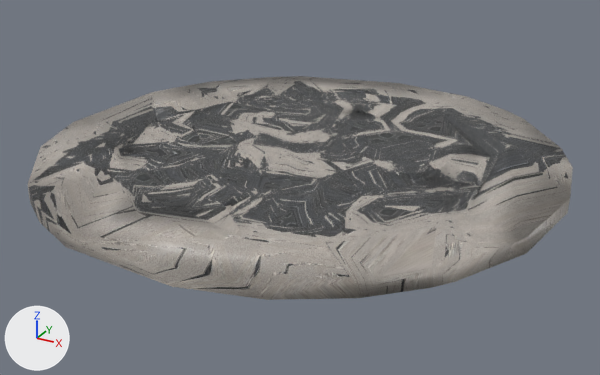
An edit to the glTF model dist/assets/props/grate_lod1.glb, drawn before and after from the same camera.
One viewpoint serves both versions: a 50 mm lens placed at (1.358, -2.476, 1.112), pointed at (0.019, -0.041, -0.105). The axes (+X, +Y, +Z) are drawn at lower left. The lights are the same throughout. The older version comes first.
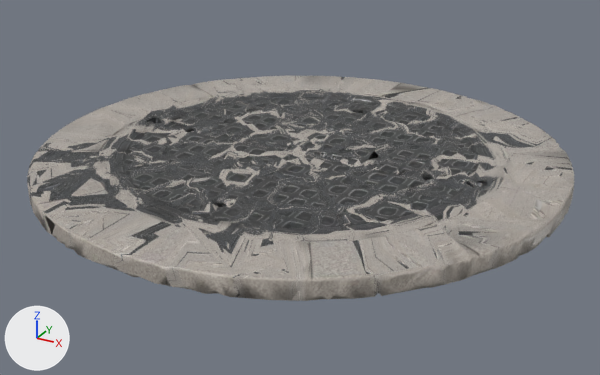
What differs and where, as boxes [x1, y1, x2, y2] in the pictures (600 x 375 px):
'Mesh_0', reshaped, moved, rescaled: before [28, 76, 573, 300]; after [27, 76, 575, 301]
part 1 of me_mesh_0, built on: before [35, 76, 483, 279]; after [27, 76, 575, 301]

Diff of the bpy script that builds the scene:
```diff
--- a/dist/assets/props/grate_lod1.glb.py
+++ b/dist/assets/props/grate_lod1.glb.py
@@ me_mesh_0 @@
 # used by ob_mesh_0; location = (-0.001, 0.001, 0.0); scale = (0.951, 0.951, 0.951)
-me_mesh_0.from_pydata(...)  # 238 vertices, 488 faces; spans x -1.0..1.0, y -1.0..1.0, z -0.03..0.03
+me_mesh_0.from_pydata(...)  # 2466 vertices, 4953 faces; spans x -1.0..1.0, y -1.0..1.0, z -0.03..0.03
+# me_mesh_0 part 1: 1 vertex moved within x -0.44, y -0.53, z -0.02; 13 vertices removed from x -0.98..0.68, y -0.97..0.62, z -0.03..0.03; 2241 vertices added at x -1.0..1.0, y -1.0..1.0, z -0.03..0.03
 me_mesh_0.materials.append(mat_material)
@@ ob_mesh_0 @@
 ob_mesh_0 = bpy.data.objects.new('Mesh_0', me_mesh_0)
-ob_mesh_0.location = (-0.001, 0.001, 0.0)
-ob_mesh_0.scale = (0.951, 0.951, 0.951)
+ob_mesh_0.location = (-0.001, 0.0, 0.0)
+ob_mesh_0.scale = (0.952, 0.952, 0.952)
```
